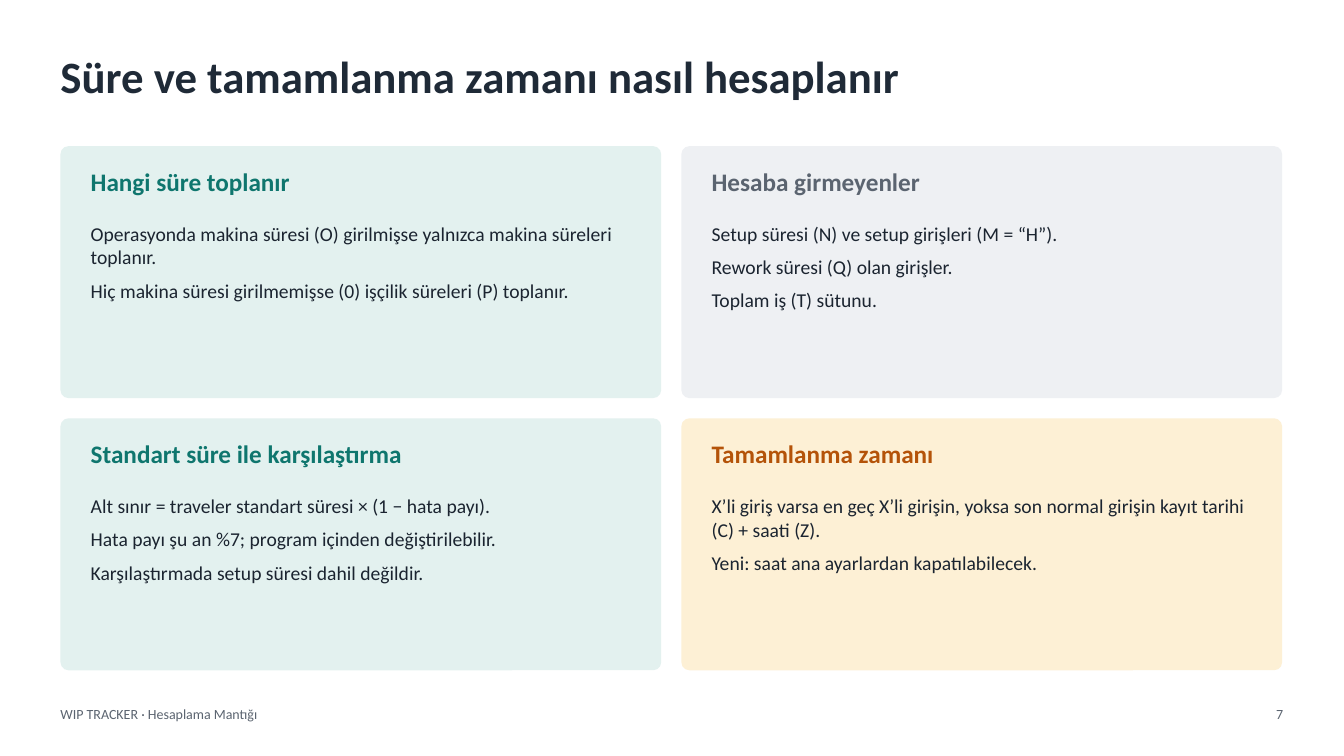
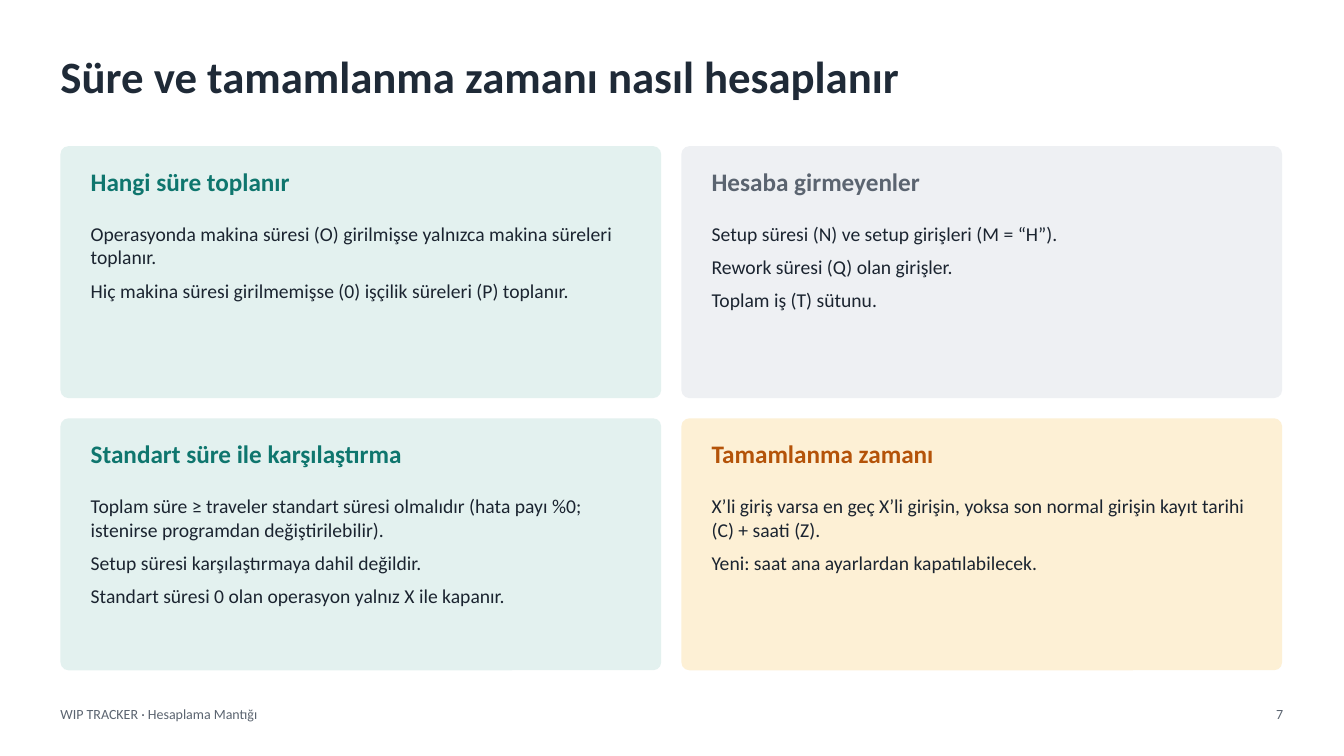
Before and after one commit to EfeYaltirikli/WIP_TRACKER_PUBLIC, a slide deck: slide 7 of WIP_TRACKER_Hesaplama_Mantigi.pptx. Drawn at 1344x756 pixels with LibreOffice and Linux fonts; fonts in the diff are those of the drawing. Boxes give left, top, right and bottom in pixels: in the first picture for what was removed or moved away, otherwise in the second. Text is boxed around its words. In the diff, an @@ line names an element or a change of style, - is before the commit and + after.

```diff
--- a/WIP_TRACKER_Hesaplama_Mantigi.pptx
+++ b/WIP_TRACKER_Hesaplama_Mantigi.pptx
@@ text at <box>91,499,581,606</box>: text changed @@
-Alt sınır = traveler standart süresi × (1 − hata payı).
-Hata payı şu an %7; program içinden değiştirilebilir.
-Karşılaştırmada setup süresi dahil değildir.
+Toplam süre ≥ traveler standart süresi olmalıdır (hata payı %0; istenirse programdan değiştirilebilir).
+Setup süresi karşılaştırmaya dahil değildir.
+Standart süresi 0 olan operasyon yalnız X ile kapanır.
```
Also in this commit, not shown: 4 other slides changed, 1 slide added.
